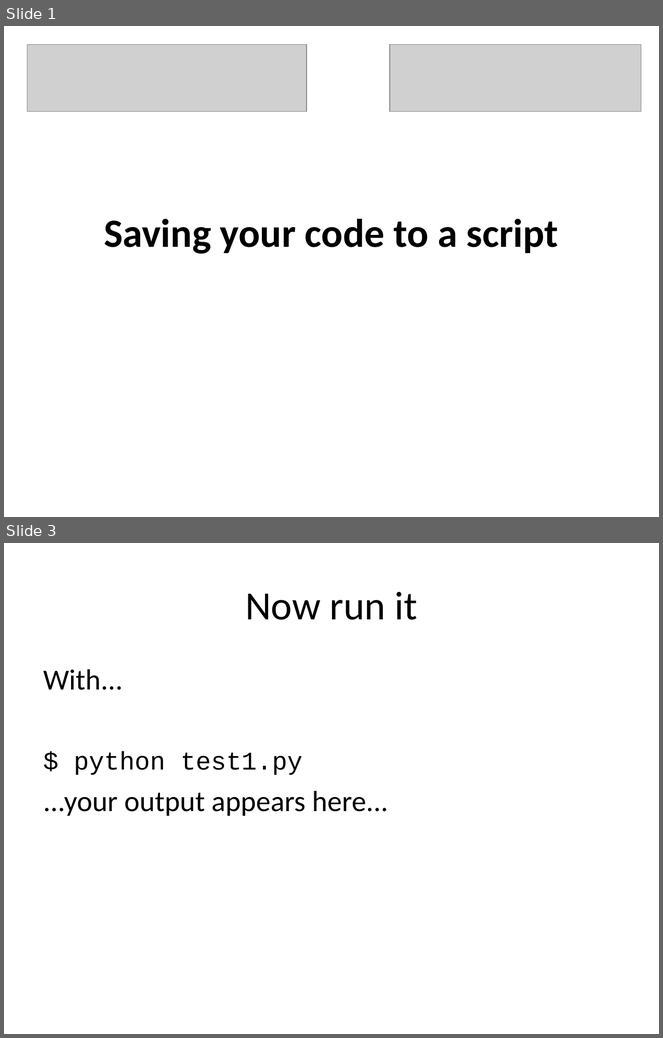
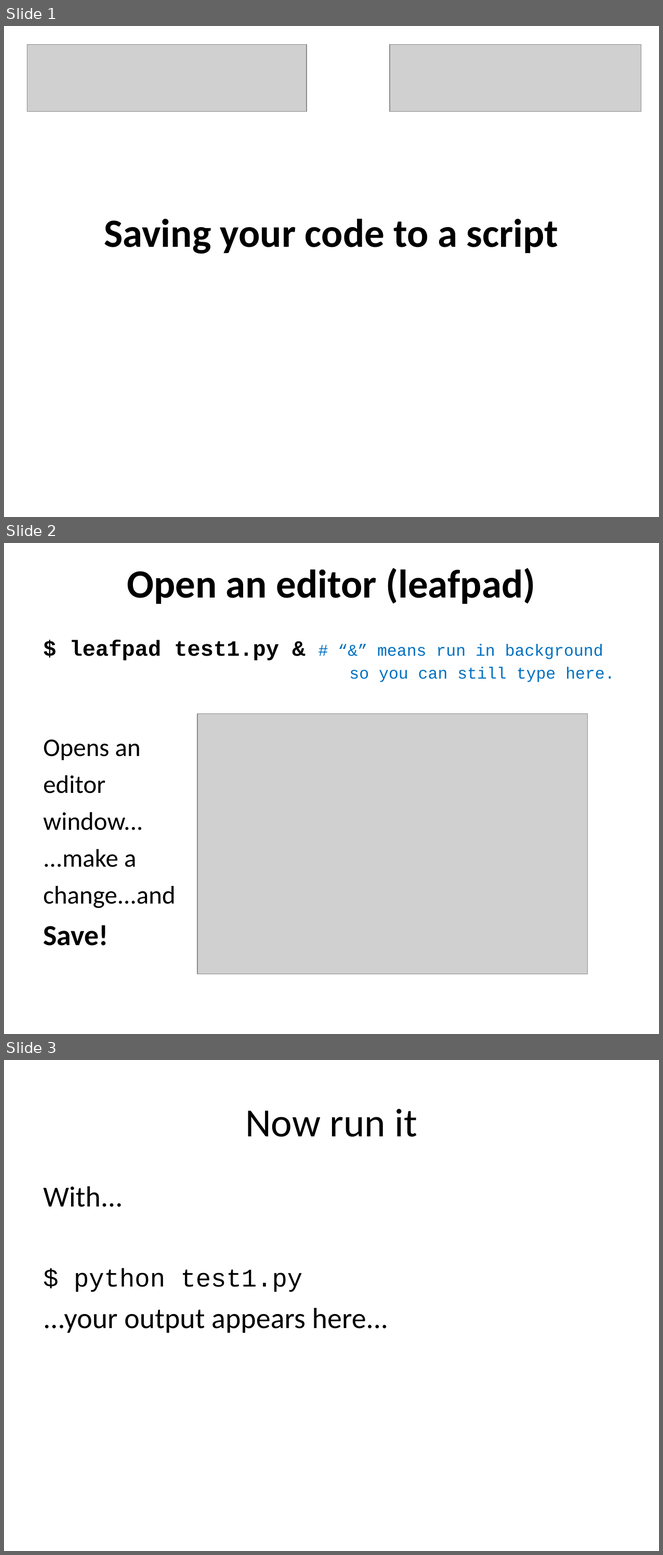
Before and after one commit to ncasuk/ncas-isc, a slide deck: python/presentations/learning_python/04_save-as-script.ppt. Shown one above the other, each under a label of ours: slides 1 and 3 before the commit, slides 1, 2 and 3 after it; the slides between them are not shown. The pictures are 663x1038 and 663x1555 pixels, drawn with LibreOffice and Linux fonts; fonts in the diff are those of the drawing; grey boxes stand for pictures; background and template pictures are left out. Boxes give left, top, right and bottom in pixels: in the first picture for what was removed or moved away, otherwise in the second. Text is boxed around its words. In the diff, an @@ line names an element or a change of style, - is before the commit and + after.

```diff
--- a/python/presentations/learning_python/04_save-as-script.ppt
+++ b/python/presentations/learning_python/04_save-as-script.ppt
@@ slide 2 added at [4,543,659,1034], background #FFFFFF @@
@@ title added at [127,568,535,604], 44 pt, text #000000, bold @@
+Open an editor (leafpad)
@@ text added at [43,640,614,946], 18 pt, text #000000 @@
+$ leafpad test1.py & # “&” means run in background
+so you can still type here.
+Opens an
+editor
+window...
+...make a
+change...and
+Save!
@@ picture added at [197,714,588,975] @@
```
Also in this commit, not shown: 1 slide changed, 12 other files.
